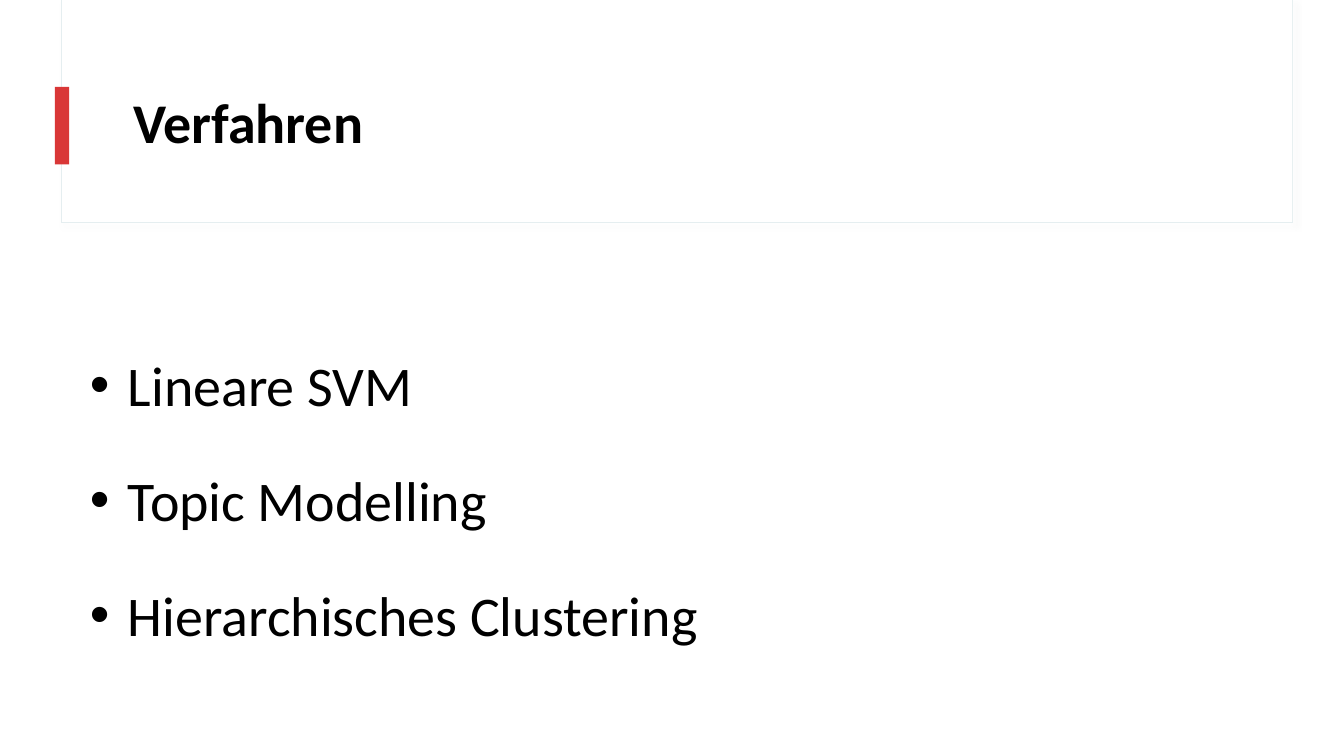
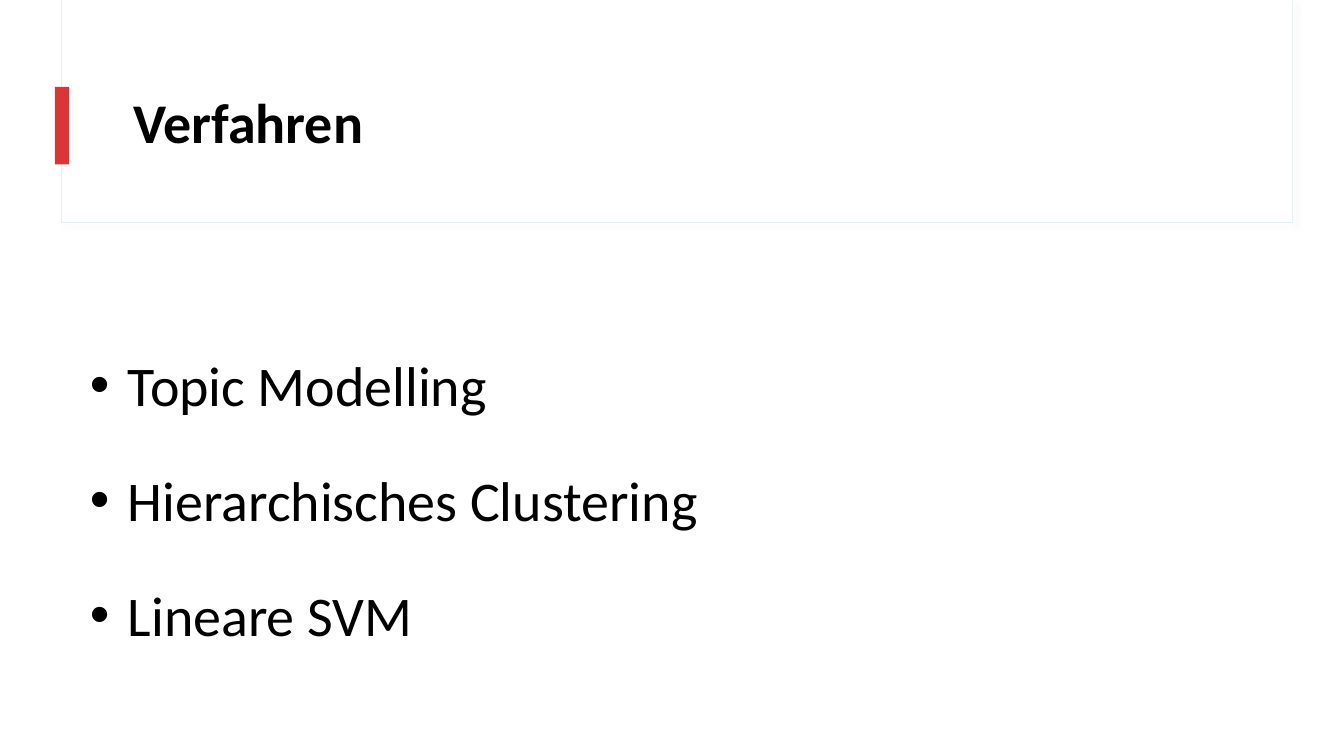
Before and after one commit to realjanpaulus/clusterpoems, a slide deck: slide 22 of presentation/clustering_presentation.pptx (slide 32 before the commit). Drawn at 1344x756 pixels with LibreOffice and Linux fonts; fonts in the diff are those of the drawing. Boxes give left, top, right and bottom in pixels: in the first picture for what was removed or moved away, otherwise in the second. Text is boxed around its words. In the diff, an @@ line names an element or a change of style, - is before the commit and + after.

```diff
--- a/presentation/clustering_presentation.pptx
+++ b/presentation/clustering_presentation.pptx
@@ text at [128,367,412,407]: paragraph removed @@
-• Lineare SVM
@@ text at [128,597,412,637]: paragraph added @@
+• Lineare SVM
```
Also in this commit, not shown: 1 other slide changed, 5 slides added, 9 other files.
